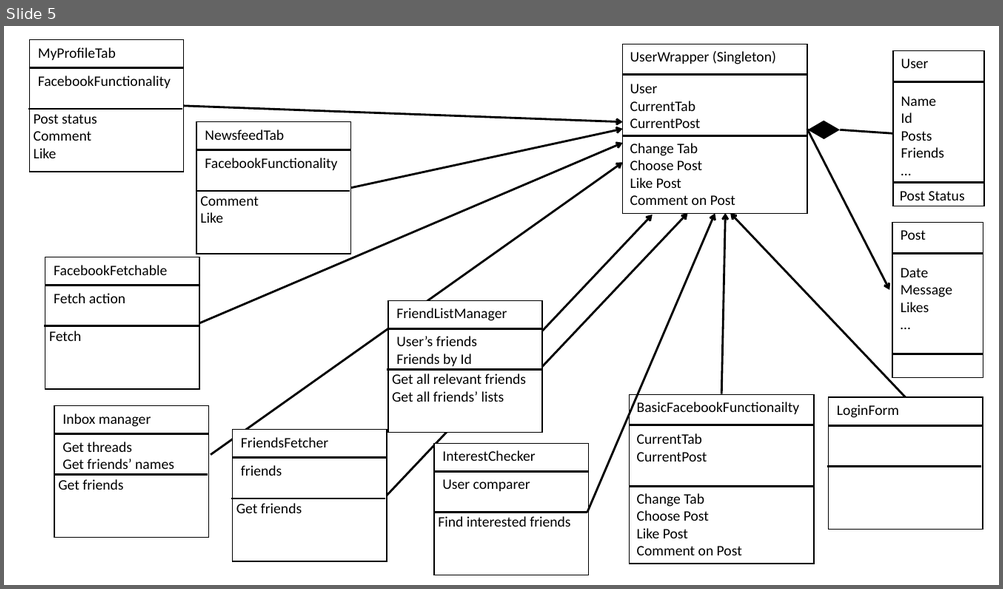
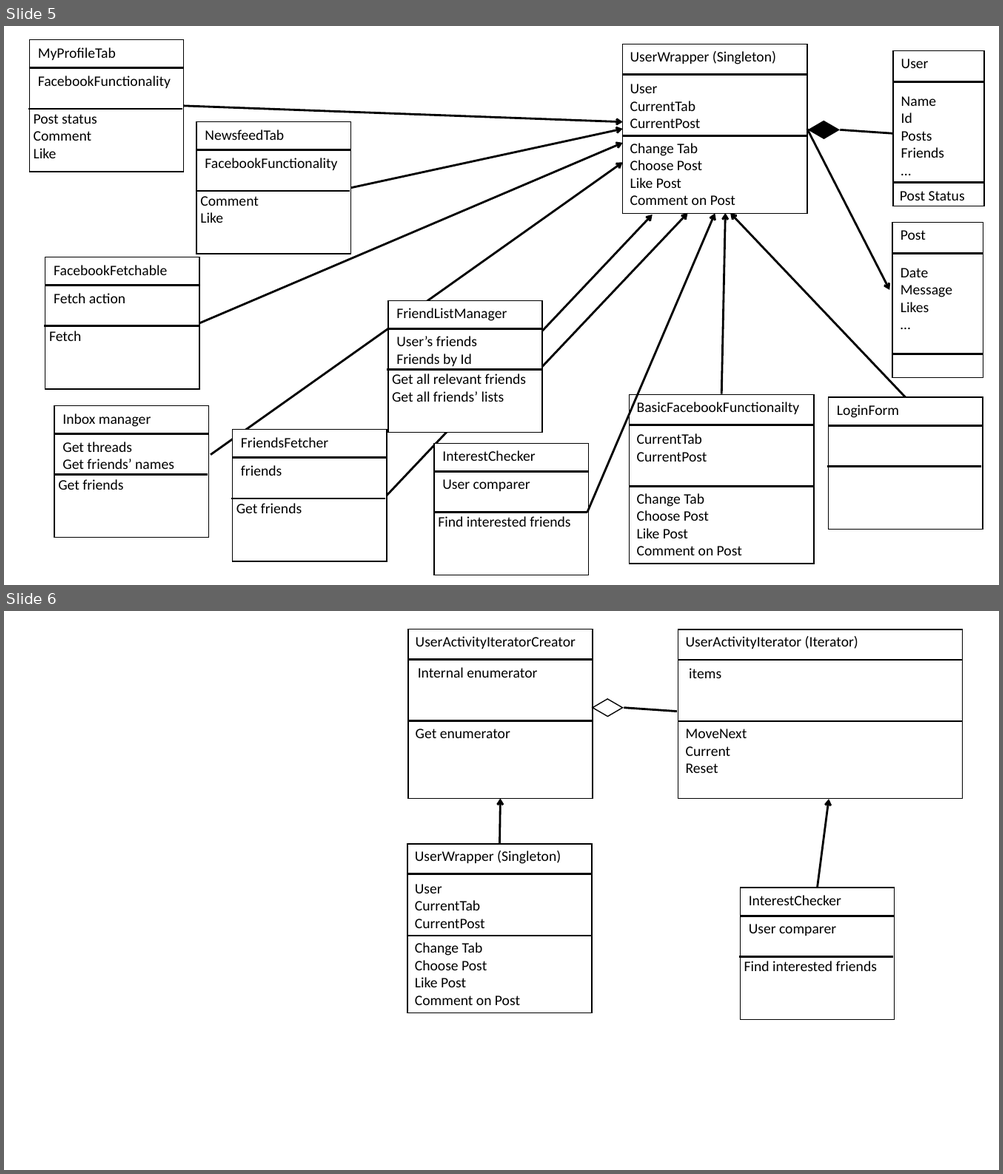
Before and after one commit to nihohit/Design-Pattern-HW, a slide deck: ex01/sequence diagrams.pptx. Shown one above the other, each under a label of ours: slide 5 before the commit, slides 5 and 6 after it. The pictures are 1003x589 and 1003x1174 pixels, drawn with LibreOffice and Linux fonts; fonts in the diff are those of the drawing. Boxes give left, top, right and bottom in pixels: in the first picture for what was removed or moved away, otherwise in the second. Text is boxed around its words. In the diff, an @@ line names an element or a change of style, - is before the commit and + after.

Commit message:
documentation of iterator

```diff
--- a/ex01/sequence diagrams.pptx
+++ b/ex01/sequence diagrams.pptx
@@ slide 6 added at [4, 611, 999, 1170], background #FFFFFF @@
@@ parallelogram added at [592, 695, 622, 721], fill #FFFFFF, outline #000000 1 pt @@
@@ line added from (677, 712) to (624, 708), #000000 2 pt @@
@@ group added at [408, 629, 593, 799]: 3 texts, 2 lines, 1 rectangle @@
+Internal enumerator
+UserActivityIteratorCreator
+Get enumerator
@@ group added at [677, 629, 962, 799]: 3 texts, 2 lines, 1 rectangle @@
+items
+UserActivityIterator (Iterator)
+MoveNext
+Current
+Reset
@@ arrow added from (499, 845) to (500, 798), #000000 2 pt @@
@@ arrow added from (817, 888) to (828, 799), #000000 2 pt @@
@@ group added at [407, 845, 592, 1014]: 3 texts, 2 lines, 1 rectangle @@
+User
+CurrentTab
+CurrentPost
+UserWrapper (Singleton)
+Change Tab
+Choose Post
+Like Post
+Comment on Post
@@ group added at [739, 888, 894, 1020]: 3 texts, 2 lines, 1 rectangle @@
+InterestChecker
+User comparer
+Find interested friends
```
Also in this commit, not shown: 1 other slide added, 1 slide removed, 3 other files.
